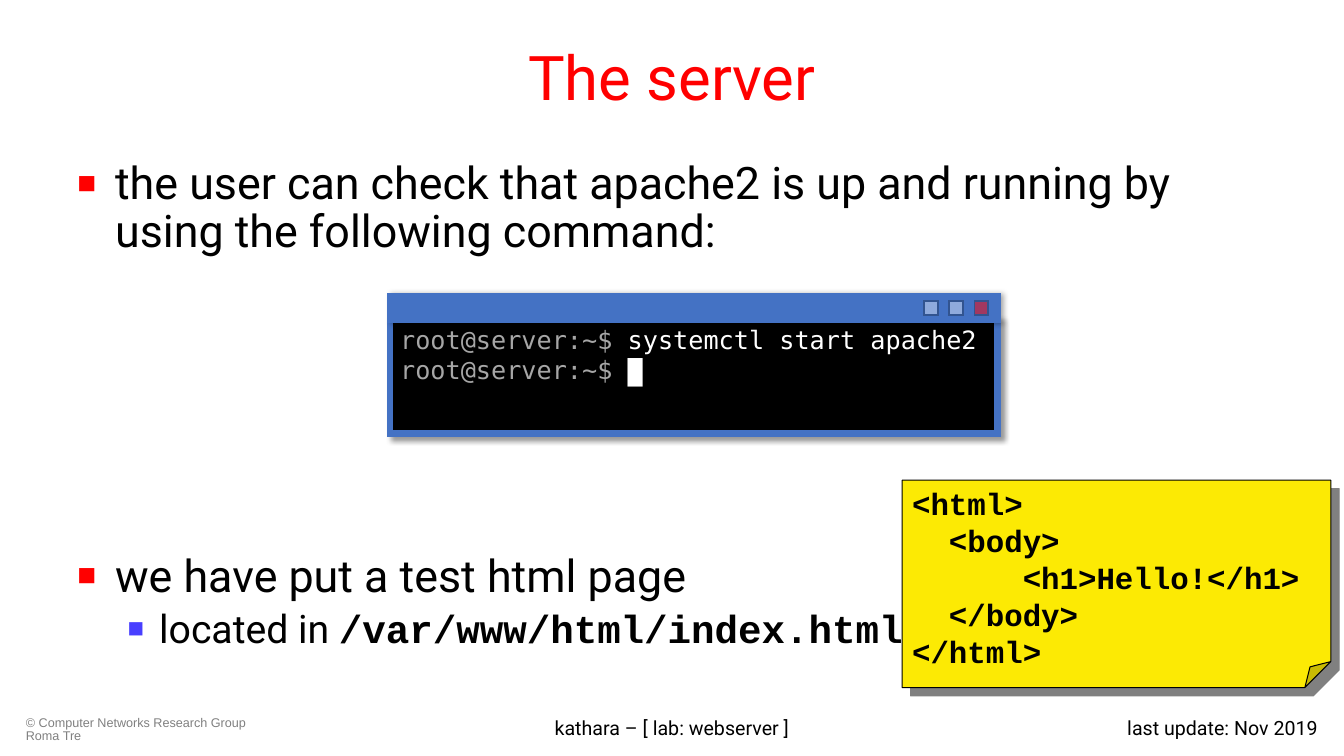
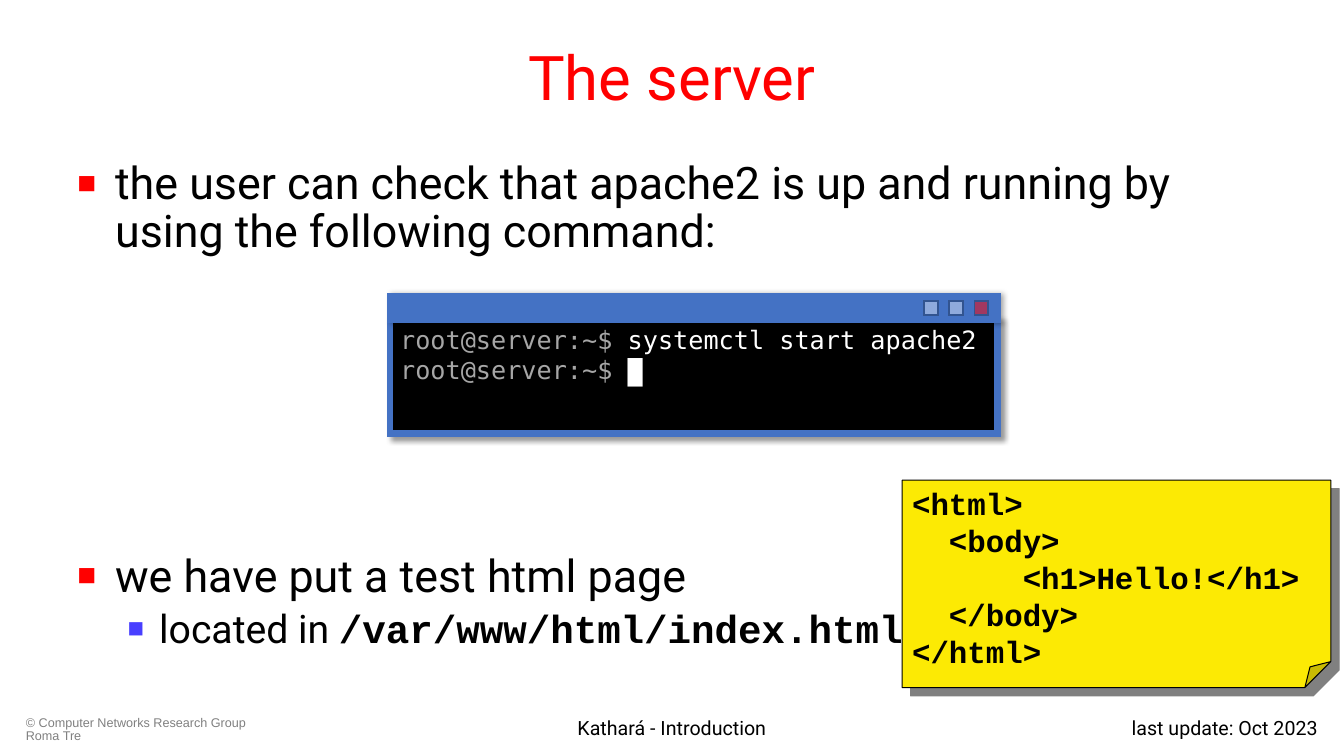
Before and after one commit to KatharaFramework/Kathara-Labs, a slide deck: slide 5 of main-labs/application-level/web-server/008-kathara-lab_web-server.pptx. Drawn at 1344x756 pixels with LibreOffice and Linux fonts; fonts in the diff are those of the drawing; background and template pictures are left out. Boxes give left, top, right and bottom in pixels: in the first picture for what was removed or moved away, otherwise in the second. Text is boxed around its words. In the diff, an @@ line names an element or a change of style, - is before the commit and + after.

```diff
--- a/main-labs/application-level/web-server/008-kathara-lab_web-server.pptx
+++ b/main-labs/application-level/web-server/008-kathara-lab_web-server.pptx
@@ text at (577,720,766,736): text changed @@
-kathara – [ lab: webserver ]
+Kathará - Introduction
@@ text at (1132,720,1317,739): text changed @@
-last update: Nov 2019
+last update: Oct 2023
```
Also in this commit, not shown: 12 other slides changed, 3 other files.
